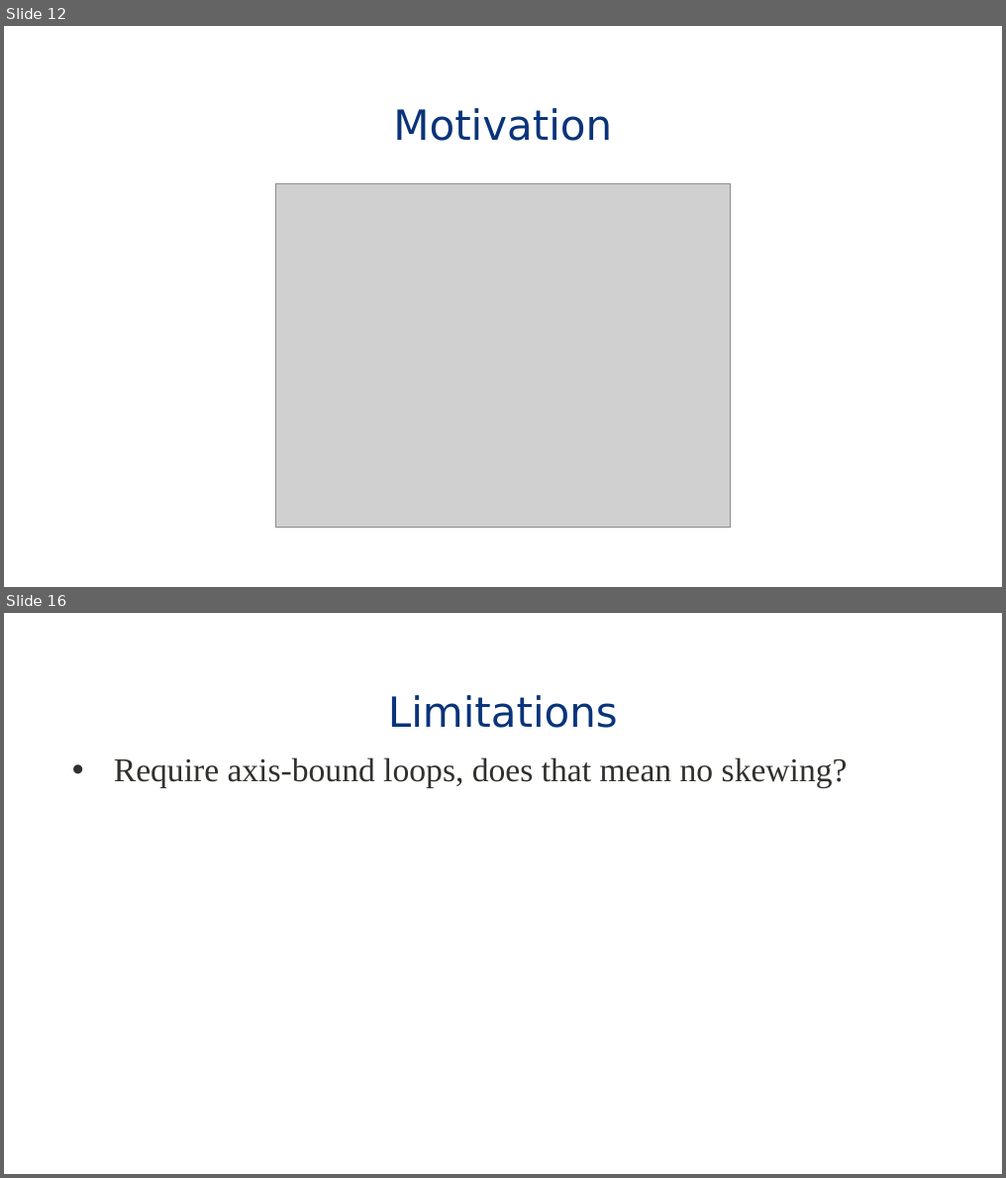
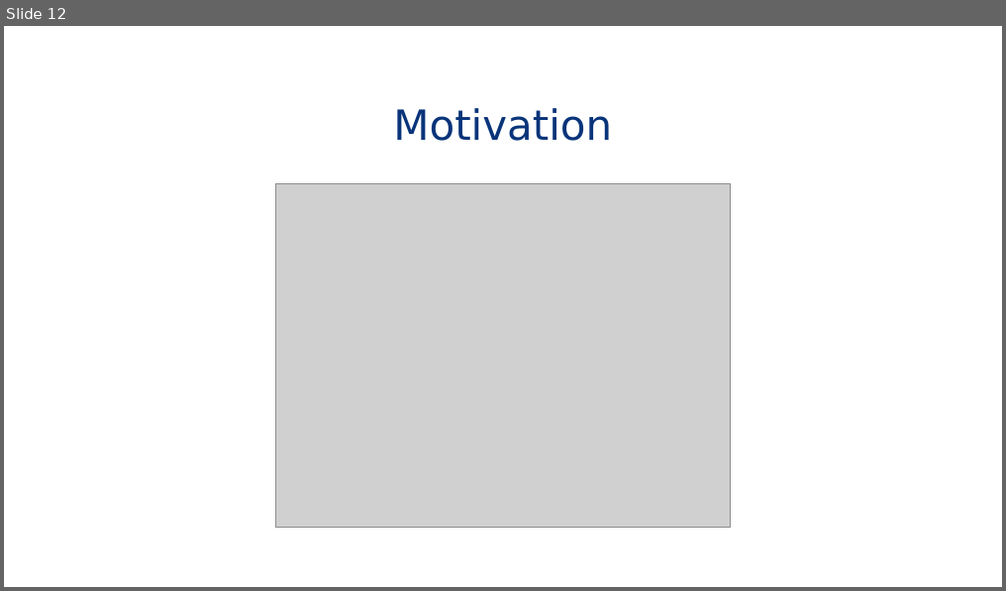
Before and after one commit to eddie-c-davis/cs-advos, a slide deck: presentations/IceFS.pptx. Shown one above the other, each under a label of ours: slides 12 and 16 before the commit, slide 12 after it; the slides between them are not shown. The pictures are 1006x1178 and 1006x591 pixels, drawn with LibreOffice and Linux fonts; fonts in the diff are those of the drawing; grey boxes stand for pictures; background and template pictures are left out. Boxes give left, top, right and bottom in pixels: in the first picture for what was removed or moved away, otherwise in the second. Text is boxed around its words. In the diff, an @@ line names an element or a change of style, - is before the commit and + after.

```diff
--- a/presentations/IceFS.pptx
+++ b/presentations/IceFS.pptx
@@ slide 16 removed at (4, 613, 1002, 1174), background #FFFFFF; not listed: 1 template element that a slide beside it also shows @@
@@ title removed at (388, 695, 618, 728) @@
-Limitations
@@ text removed at (114, 758, 847, 788) @@
-• Require axis-bound loops, does that mean no skewing?
```
Also in this commit, not shown: 1 slide changed, 17 slides added, 3 other slides removed.
